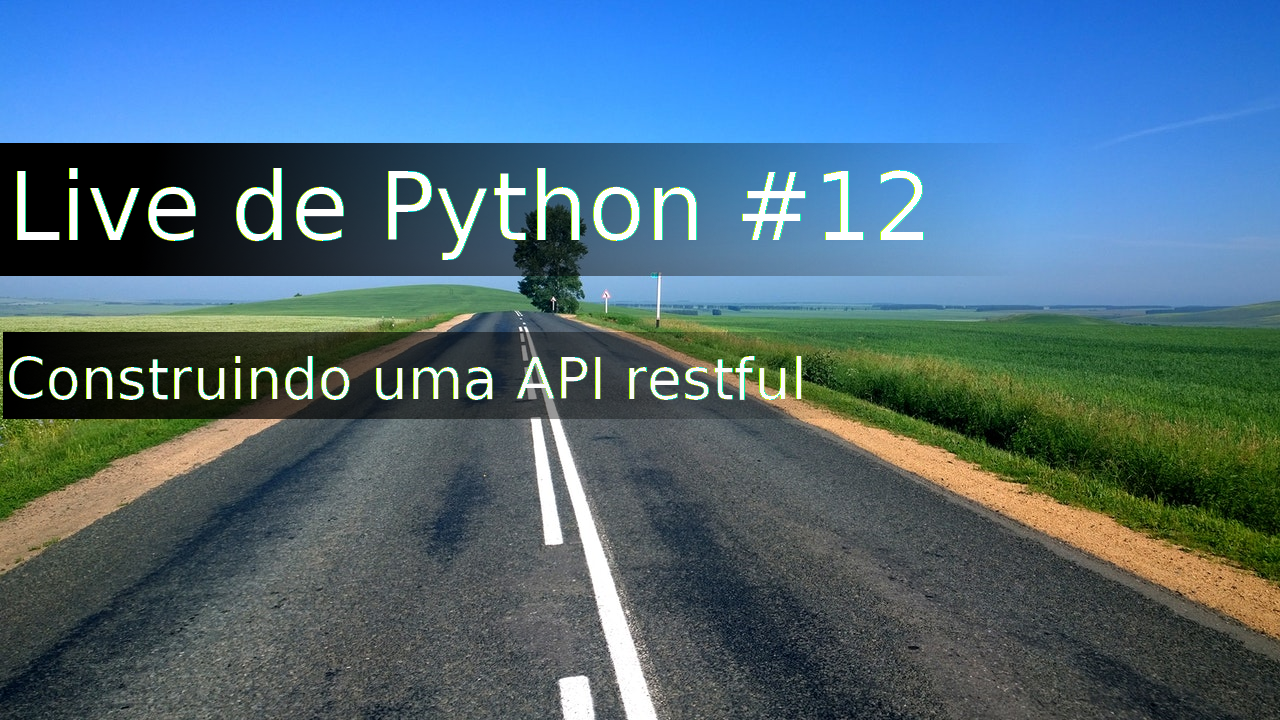
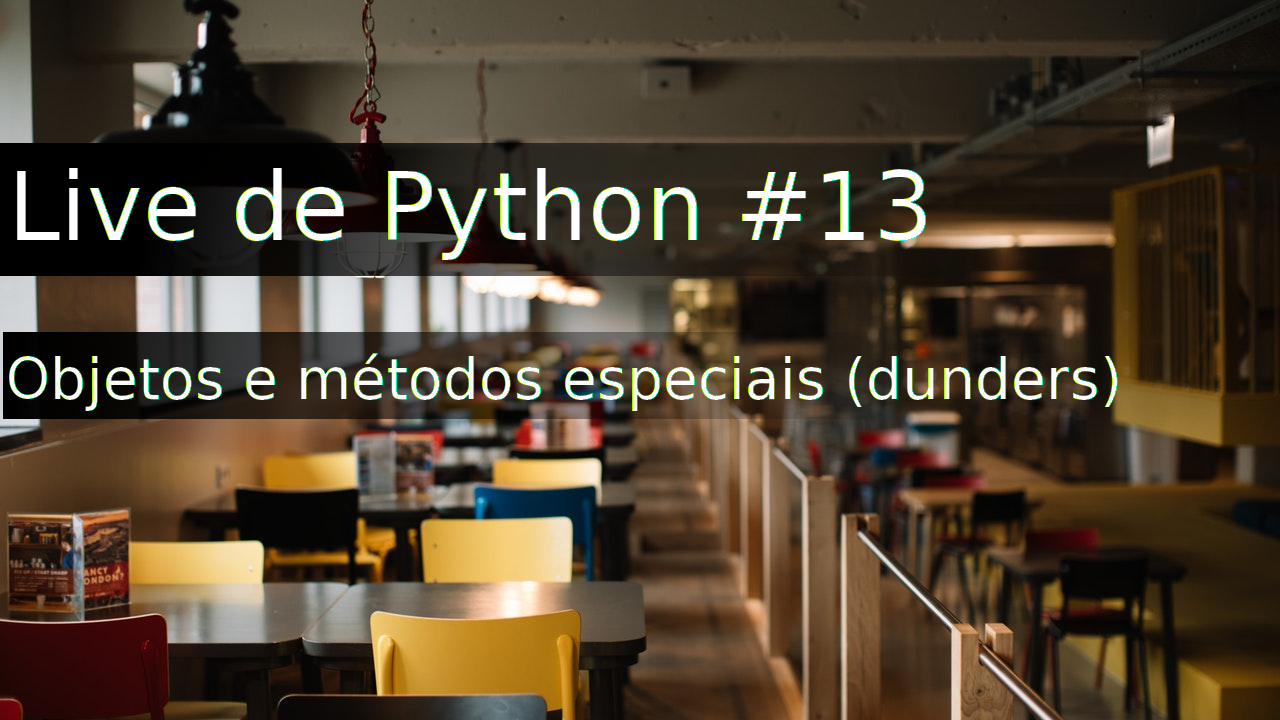
Layers edited between the first and the second w=1280, h=720 image:
renamed "Construindo uma API restful" to "Objetos e métodos especiais (d...", painted on it over <box>9,353,1118,411</box>
renamed "Live de Python #12" to "Live de Python #13", painted on it over <box>160,168,927,260</box>
renamed "pexels-photo-30627.jpg" to "pexels-photo-509786.jpeg", painted on it over <box>0,0,1280,720</box>
